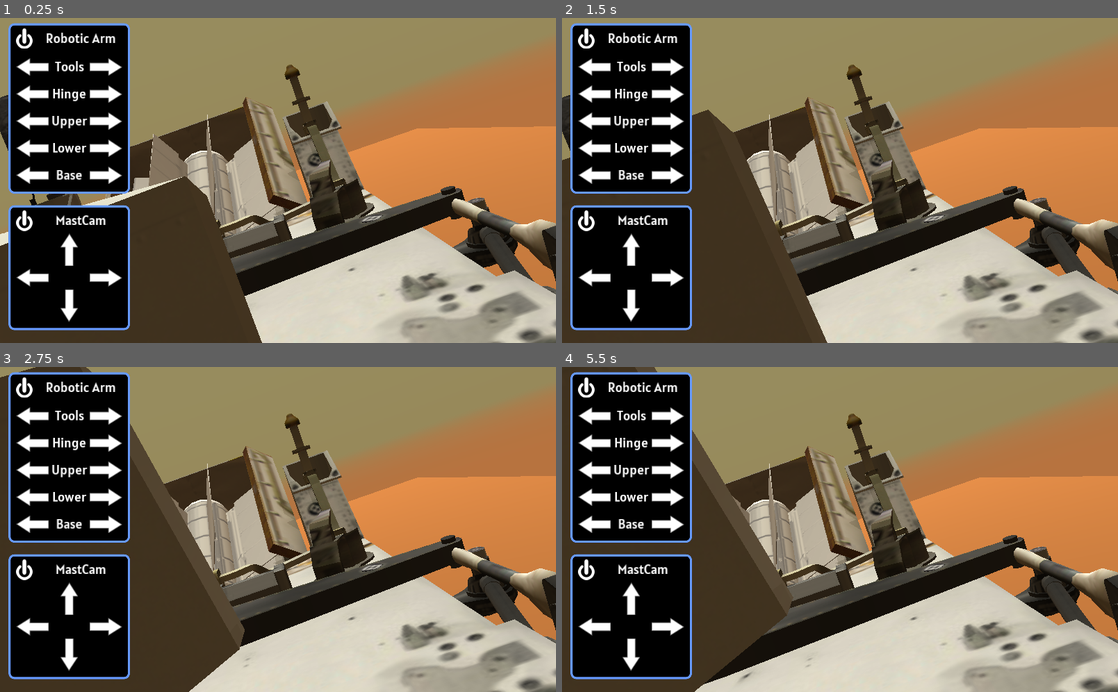
Above: before the commit, frames 1-4 (two rows, left to right).
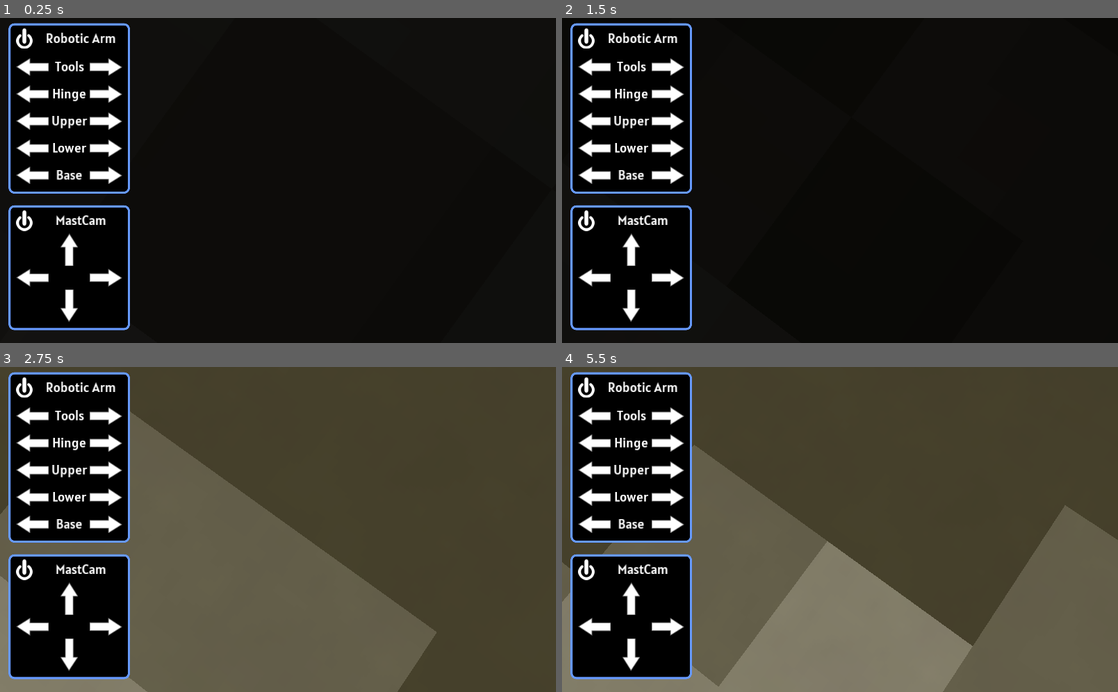
Above: after the commit, the same moments.

Repository: reflectivelayer/curiosity2
Game: Godot game, scene res://Terrain.tscn
Two runs of this game, one before a commit and one after it. Both use one fixed random seed, a clock stepped at 60 frames per second and the inputs below.
Inputs (mouse positions are in pixels of both pictures, inside the frame that each line leads up to):
- Up to frame 1 (0.25 s): no input
- Up to frame 2 (1.5 s): click (584, 219) at 0.52 s; click (595, 278) at 1.27 s
- Up to frame 3 (2.75 s): click (105, 627) at 2.02 s
- Up to frame 4 (5.5 s): click (628, 597) at 2.75 s; click (628, 656) at 3.5 s; click (584, 568) at 4.27 s; click (628, 597) at 5 s

The runs differ from the first frame. In frame 1, 76% of the frame differs, in the area x 0-100%, y 0-100%; in frame 2, 76%; in frame 3, 75%; in frame 4, 74%.

Commit message:
Implemented control for robotic arm movement

Diff:
--- a/app/ArmControl.gd
+++ b/app/ArmControl.gd
@@ -12,5 +12,17 @@
 #	pass
 
 
-func _on_BtnPower_pressed():
-	emit_signal("powerToggle")
+
+func _on_BtnLeft_button_down(section):
+		emit_signal("armMovment",section,"left",true)
+
+func _on_BtnLeft_button_up(section):
+		emit_signal("armMovment",section,"left",false)
+
+
+func _on_BtnRight_button_down(section):
+		emit_signal("armMovment",section,"right",true)
+
+
+func _on_BtnRight_button_up(section):
+		emit_signal("armMovment",section,"right",false)
--- a/app/GroundUI.tscn
+++ b/app/GroundUI.tscn
@@ -7,6 +7,7 @@
 [ext_resource path="res://ui/arrow_left.png" type="Texture" id=5]
 [ext_resource path="res://ui/arrow_right.png" type="Texture" id=6]
 [ext_resource path="res://ui/arrow_down.png" type="Texture" id=7]
+[ext_resource path="res://ArmControl.gd" type="Script" id=8]
 
 [sub_resource type="StyleBoxFlat" id=1]
 bg_color = Color( 0, 0, 0, 1 )
@@ -39,6 +40,7 @@
 size_flags_vertical = 3
 
 [node name="Mast" type="PanelContainer" parent="."]
+editor/display_folded = true
 anchor_top = 1.0
 anchor_bottom = 1.0
 margin_left = 26.0
@@ -141,7 +143,6 @@
 icon = ExtResource( 7 )
 
 [node name="Arm" type="PanelContainer" parent="."]
-editor/display_folded = true
 anchor_top = 1.0
 anchor_bottom = 1.0
 margin_left = 26.0
@@ -151,6 +152,7 @@
 size_flags_horizontal = 0
 size_flags_vertical = 0
 custom_styles/panel = SubResource( 1 )
+script = ExtResource( 8 )
 __meta__ = {
 "_edit_group_": true
 }
@@ -189,7 +191,6 @@
 align = 1
 
 [node name="Tools" type="HBoxContainer" parent="Arm/VBoxContainer"]
-editor/display_folded = true
 margin_top = 55.0
 margin_right = 195.0
 margin_bottom = 88.0
@@ -396,9 +397,23 @@
 [connection signal="button_down" from="Mast/VBoxContainer/BtnDown" to="Mast" method="_on_BtnDown_button_down"]
 [connection signal="button_up" from="Mast/VBoxContainer/BtnDown" to="Mast" method="_on_BtnDown_button_up"]
 [connection signal="pressed" from="Arm/VBoxContainer/Title/BtnPower" to="Arm" method="_on_BtnPower_pressed"]
-[connection signal="button_down" from="Arm/VBoxContainer/Hinge/BtnRight" to="Arm" method="_on_BtnRight_button_down"]
-[connection signal="button_up" from="Arm/VBoxContainer/Hinge/BtnRight" to="Arm" method="_on_BtnRight_button_up"]
-[connection signal="button_down" from="Arm/VBoxContainer/Upper/BtnRight" to="Arm" method="_on_BtnRight_button_down"]
-[connection signal="button_up" from="Arm/VBoxContainer/Upper/BtnRight" to="Arm" method="_on_BtnRight_button_up"]
-[connection signal="button_down" from="Arm/VBoxContainer/Base/BtnRight" to="Arm" method="_on_BtnRight_button_down"]
-[connection signal="button_up" from="Arm/VBoxContainer/Base/BtnRight" to="Arm" method="_on_BtnRight_button_up"]
+[connection signal="button_down" from="Arm/VBoxContainer/Tools/BtnLeft" to="Arm" method="_on_BtnLeft_button_down" binds= [ "tools" ]]
+[connection signal="button_up" from="Arm/VBoxContainer/Tools/BtnLeft" to="Arm" method="_on_BtnLeft_button_up" binds= [ "tools" ]]
+[connection signal="button_down" from="Arm/VBoxContainer/Tools/BtnRight" to="Arm" method="_on_BtnRight_button_down" binds= [ "tools" ]]
+[connection signal="button_up" from="Arm/VBoxContainer/Tools/BtnRight" to="Arm" method="_on_BtnRight_button_up" binds= [ "tools" ]]
+[connection signal="button_down" from="Arm/VBoxContainer/Hinge/BtnLeft" to="Arm" method="_on_BtnLeft_button_down" binds= [ "hinge" ]]
+[connection signal="button_up" from="Arm/VBoxContainer/Hinge/BtnLeft" to="Arm" method="_on_BtnLeft_button_up" binds= [ "hinge" ]]
+[connection signal="button_down" from="Arm/VBoxContainer/Hinge/BtnRight" to="Arm" method="_on_BtnRight_button_down" binds= [ "hinge" ]]
+[connection signal="button_up" from="Arm/VBoxContainer/Hinge/BtnRight" to="Arm" method="_on_BtnRight_button_up" binds= [ "hinge" ]]
+[connection signal="button_down" from="Arm/VBoxContainer/Upper/BtnLeft" to="Arm" method="_on_BtnLeft_button_down" binds= [ "upper" ]]
+[connection signal="button_up" from="Arm/VBoxContainer/Upper/BtnLeft" to="Arm" method="_on_BtnLeft_button_up" binds= [ "upper" ]]
+[connection signal="button_down" from="Arm/VBoxContainer/Upper/BtnRight" to="Arm" method="_on_BtnRight_button_down" binds= [ "upper" ]]
+[connection signal="button_up" from="Arm/VBoxContainer/Upper/BtnRight" to="Arm" method="_on_BtnRight_button_up" binds= [ "upper" ]]
+[connection signal="button_down" from="Arm/VBoxContainer/Lower/BtnLeft" to="Arm" method="_on_BtnLeft_button_down" binds= [ "lower" ]]
+[connection signal="button_up" from="Arm/VBoxContainer/Lower/BtnLeft" to="Arm" method="_on_BtnLeft_button_up" binds= [ "lower" ]]
+[connection signal="button_down" from="Arm/VBoxContainer/Lower/BtnRight" to="Arm" method="_on_BtnRight_button_down" binds= [ "lower" ]]
+[connection signal="button_up" from="Arm/VBoxContainer/Lower/BtnRight" to="Arm" method="_on_BtnRight_button_up" binds= [ "lower" ]]
+[connection signal="button_down" from="Arm/VBoxContainer/Base/BtnLeft" to="Arm" method="_on_BtnLeft_button_down" binds= [ "base" ]]
+[connection signal="button_up" from="Arm/VBoxContainer/Base/BtnLeft" to="Arm" method="_on_BtnLeft_button_up" binds= [ "base" ]]
+[connection signal="button_down" from="Arm/VBoxContainer/Base/BtnRight" to="Arm" method="_on_BtnRight_button_down" binds= [ "base" ]]
+[connection signal="button_up" from="Arm/VBoxContainer/Base/BtnRight" to="Arm" method="_on_BtnRight_button_up" binds= [ "base" ]]
--- a/app/Rover.gd
+++ b/app/Rover.gd
@@ -1,33 +1,77 @@
 extends VehicleBody
 
 var MASTCAM_HEAD_SPEED = 0.003
-var UI
+var ARM_SPEED = 0.005
+var MastUI
+var ArmUI
 var power = false
 var _moveMastCamUp = false
 var _moveMastCamDown = false
 var _moveMastCamLeft = false
 var _moveMastCamRight = false
+var _moveArmBaseLeft = false
+var _moveArmBaseRight = false
+var _moveArmLowerUp = false
+var _moveArmLowerDown = false
+var _moveArmUpperUp = false
+var _moveArmUpperDown = false
+var _moveArmInstrumentBaseUp = false
+var _moveArmInstrumentBaseDown = false
+var _moveArmInstrumentLeft = false
+var _moveArmInstrumentRight = false
 var _mastCam:MeshInstance
 var _mastCamBase:MeshInstance
-
+var _armBase:MeshInstance
+var _armLower:MeshInstance
+var _armUpper:MeshInstance
+var _armInstrumentBase:MeshInstance
+var _armInstrument:MeshInstance
 # Called when the node enters the scene tree for the first time.
 func _ready():
 	_mastCam = $MastCam/Base/CamHead
 	_mastCamBase = $MastCam/Base
-	UI = get_parent().get_node("Control/Mast")
-	UI.connect("powerToggle",self,"onPowerToggle")
-	UI.connect("mastMovment",self,"onMovement")
+	_armBase = $Arm
+	_armLower = $Arm/Lower
+	_armUpper = $Arm/Lower/Upper
+	_armInstrumentBase = $Arm/Lower/Upper/InstrumentBase
+	_armInstrument = $Arm/Lower/Upper/InstrumentBase/Instruments
+
+	MastUI = get_parent().get_node("Control/Mast")
+	MastUI.connect("powerToggle",self,"onPowerToggle")
+	MastUI.connect("mastMovment",self,"onMastMovement")
+
+	ArmUI = get_parent().get_node("Control/Arm")
+	ArmUI.connect("armMovment",self,"onArmMovement")
 
 func _process(delta):
 	if _moveMastCamUp:
 		_mastCam.rotate_x(-MASTCAM_HEAD_SPEED)
-	if _moveMastCamDown:
+	elif _moveMastCamDown:
 		_mastCam.rotate_x(MASTCAM_HEAD_SPEED)
-	if _moveMastCamLeft:
+	elif _moveMastCamLeft:
 		_mastCamBase.rotate_y(MASTCAM_HEAD_SPEED)
-	if _moveMastCamRight:
+	elif _moveMastCamRight:
 		_mastCamBase.rotate_y(-MASTCAM_HEAD_SPEED)
-
+	elif _moveArmBaseLeft:
+		_armBase.rotate_y(ARM_SPEED)
+	elif _moveArmBaseRight:
+		_armBase.rotate_y(-ARM_SPEED)
+	elif _moveArmLowerUp:
+		_armLower.rotate_x(ARM_SPEED)
+	elif _moveArmLowerDown:
+		_armLower.rotate_x(-ARM_SPEED)
+	elif _moveArmUpperUp:
+		_armUpper.rotate_x(ARM_SPEED)
+	elif _moveArmUpperDown:
+		_armUpper.rotate_x(-ARM_SPEED)
+	elif _moveArmInstrumentBaseUp:
+		_armInstrumentBase.rotate_x(ARM_SPEED)
+	elif _moveArmInstrumentBaseDown:
+		_armInstrumentBase.rotate_x(-ARM_SPEED)
+	elif _moveArmInstrumentLeft:
+		_armInstrument.rotate_y(ARM_SPEED)
+	elif _moveArmInstrumentRight:
+		_armInstrument.rotate_y(-ARM_SPEED)
 
 func onPowerToggle():
 	if power:
@@ -36,7 +80,7 @@
 		$MastCam/MastStartUp.play("MastStartUp")
 	power = !power
 
-func onMovement(direction,isOn):
+func onMastMovement(direction,isOn):
 	match direction:
 		"up":
 			_moveMastCamUp = isOn
@@ -47,6 +91,35 @@
 		"right":
 			_moveMastCamRight = isOn
 
-
-func onMovementDown(isOn):
-	_moveMastCamDown = isOn
+func onArmMovement(section, direction,isOn):
+	match section:
+		"base":
+			match direction:
+				"left":
+					_moveArmBaseLeft = isOn
+				"right":
+					_moveArmBaseRight = isOn
+		"lower":
+			match direction:
+				"left":
+					_moveArmLowerUp = isOn
+				"right":
+					_moveArmLowerDown = isOn
+		"upper":
+			match direction:
+				"left":
+					_moveArmUpperUp = isOn
+				"right":
+					_moveArmUpperDown = isOn
+		"hinge":
+			match direction:
+				"left":
+					_moveArmInstrumentBaseUp = isOn
+				"right":
+					_moveArmInstrumentBaseDown = isOn
+		"tools":
+			match direction:
+				"left":
+					_moveArmInstrumentLeft = isOn
+				"right":
+					_moveArmInstrumentRight = isOn
--- a/app/Terrain.tscn
+++ b/app/Terrain.tscn
@@ -213,7 +213,8 @@
 transform = Transform( 1, 0, 0, 0, 0.746986, 0.664839, 0, -0.664839, 0.746986, 0, 0, 0 )
 
 [node name="Camera" type="Camera" parent="CamCenter"]
-transform = Transform( 1, 0, 0, 0, 1, 2.98023e-008, 0, -2.98023e-008, 1, 0.358456, -4.76837e-007, 1.61088 )
+transform = Transform( 0.74825, 0.345213, -0.566524, -0.418925, 0.908021, 2.98023e-008, 0.514416, 0.237331, 0.824046, -1.2078, 0.464176, 2.8931 )
+current = true
 
 [node name="Rover" type="VehicleBody" parent="."]
 transform = Transform( 1, 0, 0, 0, 1, 0, 0, 0, 1, 0, 0.215407, 0 )
@@ -346,7 +347,7 @@
 shape = SubResource( 29 )
 
 [node name="MastCam" type="MeshInstance" parent="Rover"]
-transform = Transform( 0.590338, 0.807156, 3.52819e-008, 0, -4.37114e-008, 1, 0.807156, -0.590338, -2.58045e-008, -0.568474, 1.22874, 0.698743 )
+transform = Transform( 0.586796, 0.809734, 3.53946e-008, 0, -4.37114e-008, 1, 0.809734, -0.586796, -2.56497e-008, -0.568474, 1.22874, 0.698743 )
 mesh = ExtResource( 13 )
 material/0 = SubResource( 30 )
 
@@ -410,7 +411,6 @@
 
 [node name="MAHLI" type="Camera" parent="Rover/Arm/Lower/Upper/InstrumentBase/Instruments"]
 transform = Transform( 0.45341, 0.0853314, 0.887208, -0.382435, 0.917746, 0.107176, -0.805086, -0.387894, 0.448748, -0.202147, 0.142972, -0.130091 )
-current = true
 fov = 39.2
 
 [node name="HazCam" type="Camera" parent="Rover"]
Not shown: 1 places in app/GroundUI.tscn that only renumber resources
